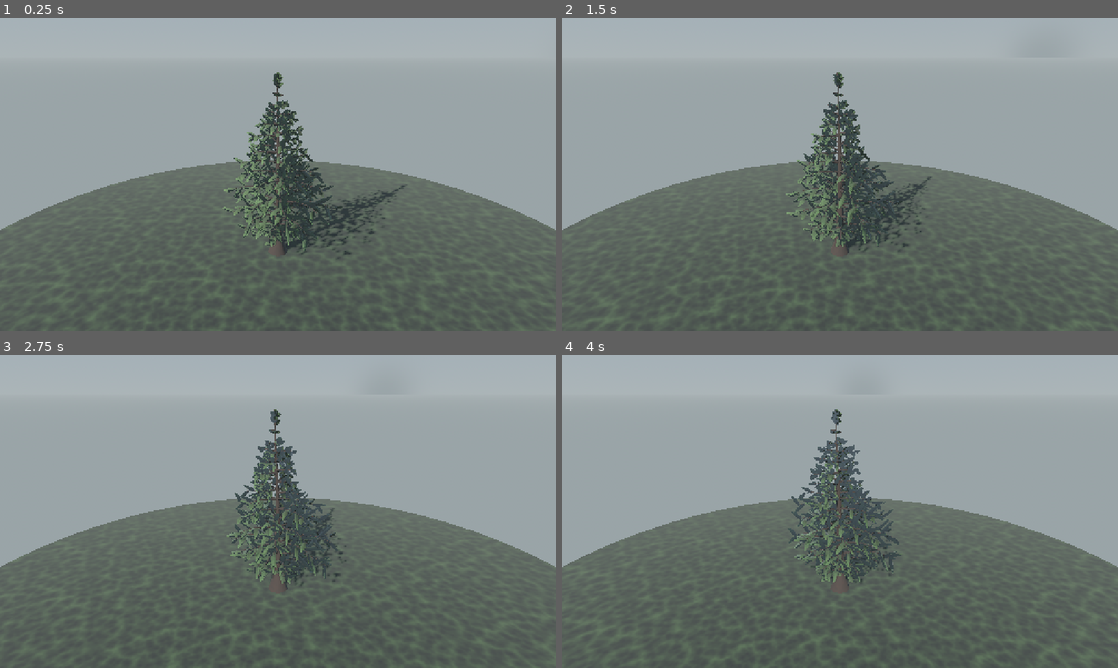
Above: before the commit, frames 1-4 (two rows, left to right).
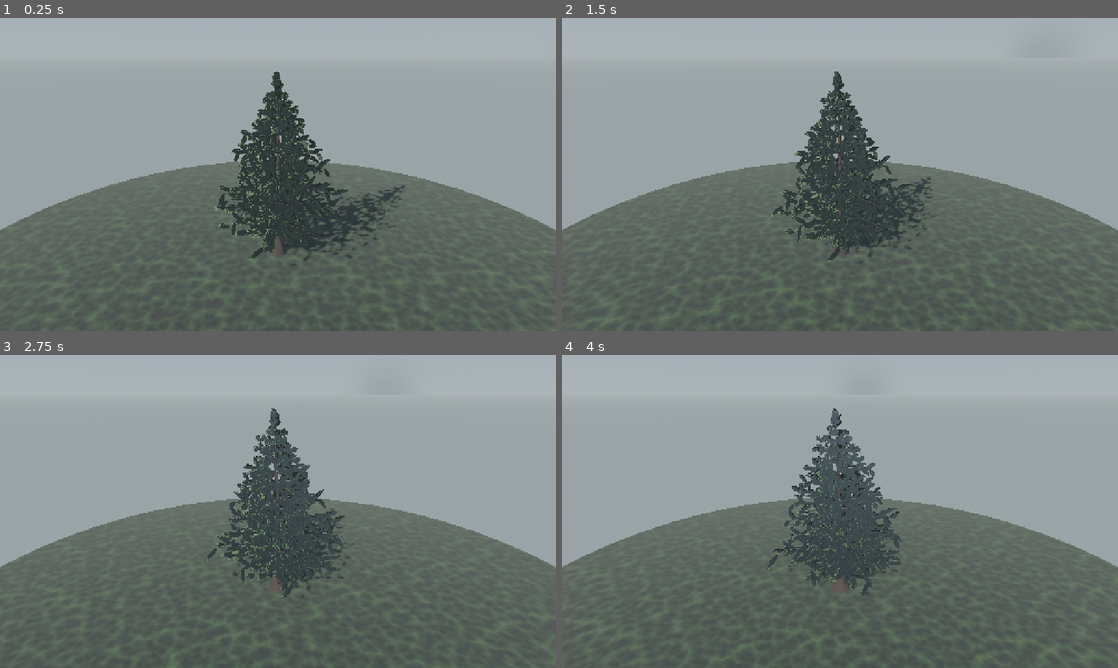
Above: after the commit, the same moments.

Repository: mehmetdem2005/Acik-dunya_oyun
Game: Godot game, scene res://scenes/world/pine_tree_scene.tscn
Same seed, same stepped clock (60 frames per second), same inputs: the game is played once before the commit and once after it. This scene is started directly instead of the project's main scene.
Inputs (mouse positions are in pixels of both pictures, inside the frame that each line leads up to):
- Up to frame 1 (0.25 s): no input
- Up to frame 2 (1.5 s): move the mouse to (962, 158) at 0.52 s; hold D 0.53-1.25 s; hold Shift 0.53-1.25 s; click (962, 158) at 0.67 s; tap Space at 0.77 s; drag from (728, 190) to (812, 237) at 1.27 s
- Up to frame 3 (2.75 s): move the mouse to (333, 442) at 2.02 s; hold D from 2.03 s (still down); hold Shift from 2.03 s (still down)
- Up to frame 4 (4 s): release D at 2.75 s; release Shift at 2.75 s; drag from (812, 574) to (673, 464) at 2.77 s; move the mouse to (1006, 558) at 3.52 s; hold A from 3.53 s (still down); hold Shift from 3.53 s (still down); tap Space at 3.77 s

The runs differ from the first frame. In frame 1, 4.5% of the frame differs, in the area x 38-73%, y 17-80%; in frame 2, 4.1%; in frame 3, 3.9%; in frame 4, 4.0%.

Commit message:
Doğallık: çıplak dal sorunu giderildi, silüet + varyasyon iyileştirildi
- Yan sürgünler dal tabanına yakın (u 0.06) başlar -> gövdeden çıkan
  çıplak kahverengi "tel" dal yok
- Ana dalın kendisi de iğnelendi (2 V-şerit) -> dolgun konifer dalı
- Köknar silüeti: pow(1-tf,0.62), alt-orta geniş, tepeye düzgün sivrilir
- V-katlar tam tur (TAU) dağıtıldı -> daha iyi radyal kapsama
- Stem başına ton varyasyonu (tint) -> tekdüze yeşil değil, doğal

https://claude.ai/code/session_01SAupt6yXBr9DzE6Ykd1e1F

Diff:
--- a/mouse_open_world_clean_project/scripts/world/pine/pine_mesh.gd
+++ b/mouse_open_world_clean_project/scripts/world/pine/pine_mesh.gd
@@ -22,9 +22,14 @@
 		var lvl: int = stem["level"]
 		if lvl <= 1:
 			_tube(wood, stem, sides if lvl == 0 else maxi(4, int(sides / 2.0)))
+		if lvl == 1:
+			# Ana dalın kendisi de iğnelenir (çıplak kahverengi dal yok).
+			var bp := clampi(planes - 1, 2, 3)
+			for pj in range(bp):
+				_needle_blade(leaf, stem, TAU * float(pj) / float(bp), nlen * 1.05)
 		if lvl == 2:
 			for pi in range(planes):
-				var roll := PI * float(pi) / float(planes)
+				var roll := TAU * float(pi) / float(planes)
 				_needle_blade(leaf, stem, roll, nlen)
 
 	wood.generate_normals()
@@ -84,6 +89,7 @@
 	var norms: Array = stem["normals"]
 	var n := pts.size()
 	var depth01: float = stem.get("depth01", 0.5)
+	var tint: float = stem.get("tint", 1.0)
 	var width := nlen * 0.16
 	var acc := 0.0
 	for k in range(n - 1):
@@ -113,8 +119,8 @@
 		var v0 := acc
 		acc += seg_len / maxf(nlen * 0.42, 0.08)
 		var v1 := acc
-		var ao0: float = clampf(0.42 + 0.58 * f0 + 0.08 * depth01, 0.0, 1.0)
-		var ao1: float = clampf(0.42 + 0.58 * f1 + 0.08 * depth01, 0.0, 1.0)
+		var ao0: float = clampf((0.40 + 0.55 * f0 + 0.08 * depth01) * tint, 0.0, 1.0)
+		var ao1: float = clampf((0.40 + 0.55 * f1 + 0.08 * depth01) * tint, 0.0, 1.0)
 		# Sol yarım yüz.
 		var nLf := _soft(L0, pn - flat)
 		var nRf := _soft(R0, pn + flat)
--- a/mouse_open_world_clean_project/scripts/world/pine/pine_skeleton.gd
+++ b/mouse_open_world_clean_project/scripts/world/pine/pine_skeleton.gd
@@ -60,7 +60,9 @@
 	for ti in range(tier_count):
 		var tf := float(ti) / float(tier_count - 1)
 		var h01: float = lerp(crown_start, 0.955, tf)
-		var prof: float = pow(1.0 - tf, 0.80) * (0.45 + 0.55 * smoothstep(0.0, 0.18, tf))
+		# Klasik köknar silüeti: alt-orta en geniş, tepeye düzgün sivrilir,
+		# yalnız en dipte hafif kısalma.
+		var prof: float = pow(1.0 - tf, 0.62) * (0.55 + 0.45 * smoothstep(0.0, 0.07, tf))
 		var blen := crown_radius * prof
 		if blen < 0.18:
 			continue
@@ -79,7 +81,8 @@
 			child["level"] = 1
 			child["parent"] = trunk_idx
 			child["depth01"] = tf
-			child["radius0"] = float(cfg.get("trunk_radius", 0.16)) * 0.26
+			child["tint"] = _rng.randf_range(0.80, 1.18)
+			child["radius0"] = float(cfg.get("trunk_radius", 0.16)) * 0.22
 			child["radius1"] = 0.004
 			stems.append(child)
 			var bidx := stems.size() - 1
@@ -95,7 +98,8 @@
 		ac["level"] = 1
 		ac["parent"] = trunk_idx
 		ac["depth01"] = 1.0
-		ac["radius0"] = float(cfg.get("trunk_radius", 0.16)) * 0.18
+		ac["tint"] = _rng.randf_range(0.85, 1.15)
+		ac["radius0"] = float(cfg.get("trunk_radius", 0.16)) * 0.16
 		ac["radius1"] = 0.003
 		stems.append(ac)
 		_spawn_level2(cfg, ac, stems.size() - 1, 0.95)
@@ -106,21 +110,23 @@
 	var shoots: int = int(cfg.get("shoots_per_branch", 7))
 	var az := _rng.randf() * TAU
 	for si in range(shoots):
-		var u: float = lerp(0.18, 0.95, float(si) / float(maxi(shoots - 1, 1)))
+		# Sürgünler dal tabanına yakın başlar -> çıplak "tel" dal yok.
+		var u: float = lerp(0.06, 0.97, float(si) / float(maxi(shoots - 1, 1)))
 		var sp := _sample(parent, u)
 		az += GOLDEN
 		var pt := _tangent_at(parent, u)
 		var nm := _normal_at(parent, u)
 		var azdir := nm.rotated(pt, az)
-		var down := deg_to_rad(_rng.randf_range(38.0, 60.0))
+		var down := deg_to_rad(_rng.randf_range(40.0, 62.0))
 		var dir := (pt * cos(down) + azdir * sin(down)).normalized()
-		var L: float = parent["len"] * lerp(0.55, 0.25, u) * _rng.randf_range(0.8, 1.15)
-		if L < 0.12:
+		var L: float = parent["len"] * lerp(0.6, 0.22, u) * _rng.randf_range(0.8, 1.15)
+		if L < 0.1:
 			continue
-		var child := _grow(sp, dir, L, 4, 0.35 + 0.4 * tf, 0.08, 0.10)
+		var child := _grow(sp, dir, L, 4, 0.3 + 0.45 * tf, 0.08, 0.10)
 		child["level"] = 2
 		child["parent"] = pidx
 		child["depth01"] = tf
+		child["tint"] = _rng.randf_range(0.80, 1.18)
 		child["radius0"] = 0.006
 		child["radius1"] = 0.002
 		stems.append(child)
Not shown, changed: mouse_open_world_clean_project.zip
